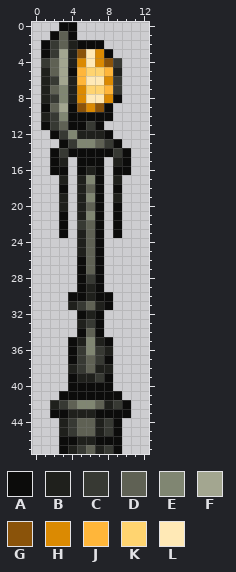
File history of a pixel-art sprite, content/Entities/Structures/Misc/LampPost/lamp_post.metal.01.png. The picture above is the old version.
The file is 13x48 pixels.
Palette (. is transparent): A #0c0c0b  B #1f201c  C #373933  D #5f6154  E #808672  F #a3a690  G #8a530a  H #db8a02  J #ffb63a  K #ffd470  L #ffe9b6
Pixels before, first column x 1:
 0 ..AA......
 1 .ADA......
 2 ACDBAAA...
 3 ACFBGLHA..
 4 CDFBHLHGC.
 5 BDFAJKKJB.
 6 BCFBJLLHC.
 7 BDEBHKKJC.
 8 BCEBHLLHA.
 9 ADFAGHGA..
10 BCEAAAAA..
11 ACDAACA...
12 .ACEBBBA..
13 ..ACEEDCA.
14 .ACAAAAACA
15 .AB.AAA.BA
16 .AA.ABA.AA
17 ..B.BEA.B.
18 ..A.BDA.A.
19 ..B.BEA.B.
20 ..B.BDA.A.
21 ..A.BEA.A.
22 ..A.CDA.A.
23 ..A.BDA.A.
24 ....BDA...
25 ....BDA...
26 ....ADA...
27 ....ADA...
28 ....ACA...
29 ....ABA...
30 ...AABAA..
31 ...BCDBA..
32 ....ABA...
33 ....BCA...
34 ....ADA...
35 ...ABEBA..
36 ...ACECB..
37 ...ACDCA..
38 ...BCDBB..
39 ...ABBCA..
40 ...AAAAA..
41 ..AAAAAAA.
42 .BCDEEDBCA
43 .AABBBAAAA
44 ..BCDDBCA.
45 ..BCDDBCA.
46 ..AABBAAA.
47 ..ABCDBCA.
The same view after the edit:
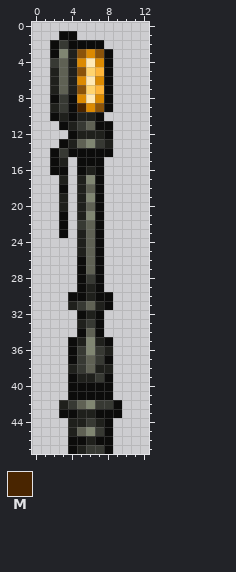
Colours new in this view: M #492500
Change:
Changed rows in their new state; - is an unchanged pixel.
first column x 1:
 0 --..------
 1 -.A-------
 2 .ACA------
 3 .AE--HG---
 4 .CD----A.-
 5 .BDBG-JA.-
 6 .BD-H-HA.-
 7 .BD-G-JA.-
 8 .ACA--HA.-
 9 .BC-M-----
10 .AB-BB-.--
11 ..ABCD-A--
12 -..A------
13 ---BD-CB.-
14 --------..
15 --------..
16 --------..
17 --------.-
18 --------.-
19 --------.-
20 --------.-
21 --------.-
22 --------.-
23 --------.-
first column x 2:
41 -.-----.-
42 .BCD-CCA.
43 .-A-----.
44 -.BBC-A.-
45 -.B-ECA.-
46 -.-A---.-
47 -.ABCCA.-
Pixel boxes of the changes (left, top, right, bottom) in both pictures:
changed: (41, 22, 131, 238)
changed: (50, 391, 131, 454)
